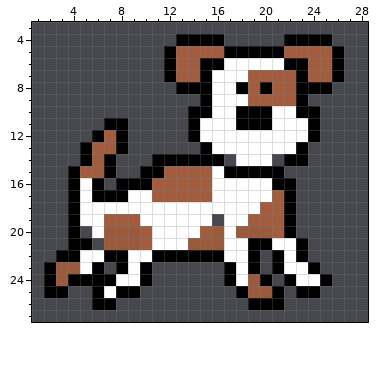
Pixel-art sprite -- Assets/Sprites/run2.png. Above is the file before it was changed.
The file is 32x32 pixels. Shown: x 1..28, y 3..27. The old version is drawn lined up with the new one.
And afterwards:
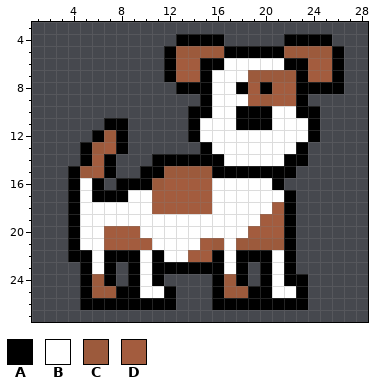
Palette (. is transparent): A #000000  B #ffffff  C #9c5a3c  D #a35c3e
Edits made:
whole drawing moved by +0,+2 (the old picture is shown already moved)
y 5: x 13..16 DDDD -> CCCC; x 22..25 DDDD -> CCCC
y 7: x 19..22 DDDD -> CCCC
y 8: x 26 . -> A
y 9: x 20 D -> C
y 12: x 7 D -> C
y 13: x 6 D -> C
y 14: x 17 . -> B; x 21 . -> B
y 15: x 5 D -> C; x 12..16 DDDDB -> CCCCA; x 22 . -> A
y 16: x 11 D -> C; x 22 A -> .
y 17: x 21 D -> B
y 18: x 11..15 BBBBB -> DDDDD; x 20 D -> B
y 19: x 7..9 DDD -> BBB; x 16 . -> B; x 19 D -> B
y 20: x 5 . -> B; x 7..10 CCCD -> DDDB; x 15..16 DC -> BB; x 18..20 CCC -> BDD
y 21: x 5..9 A.CCC -> BBDDD; x 14..15 CC -> BD; x 18..23 BAABBA -> CCCCA.
y 22: x 3 A -> .; x 5 B -> A; x 9 B -> A; x 12..15 AAAA -> BBDD; x 18 B -> A; x 20..23 .ABA -> ABA.
y 23: x 2..24 ACCBA.ABA......ABA.ABBA -> ...ABA.ABAAAAAABA.ABA..
y 24: x 2..4 ACA -> ...; x 6 A -> C; x 8..11 BBA. -> .ABA; x 16..19 .ABC -> ACA.; x 21 . -> B; x 23..25 BBA -> A..
y 25: x 2..3 AA -> ..; x 5..7 .AB -> ACC; x 10..12 ... -> BBA; x 16..22 ..ACCA. -> ACCAABB; x 24 A -> .
y 26: x 5 . -> A; x 8..12 ..... -> AAAAA; x 16..18 ... -> AAA; x 22..23 .. -> AA
Where, in picture pixels (left, top, right, bottom), the same in both pictures:
changed: (44, 46, 344, 310)
